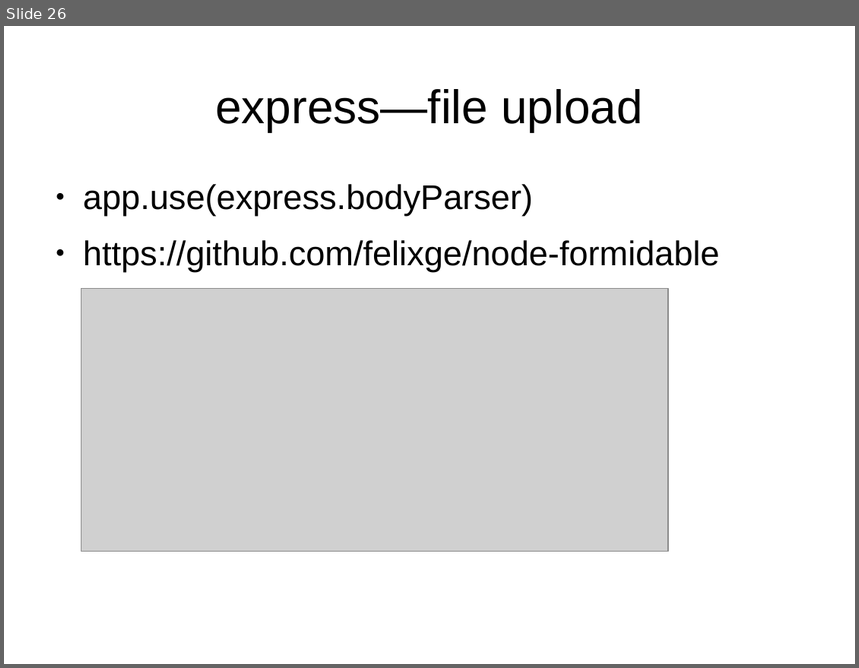
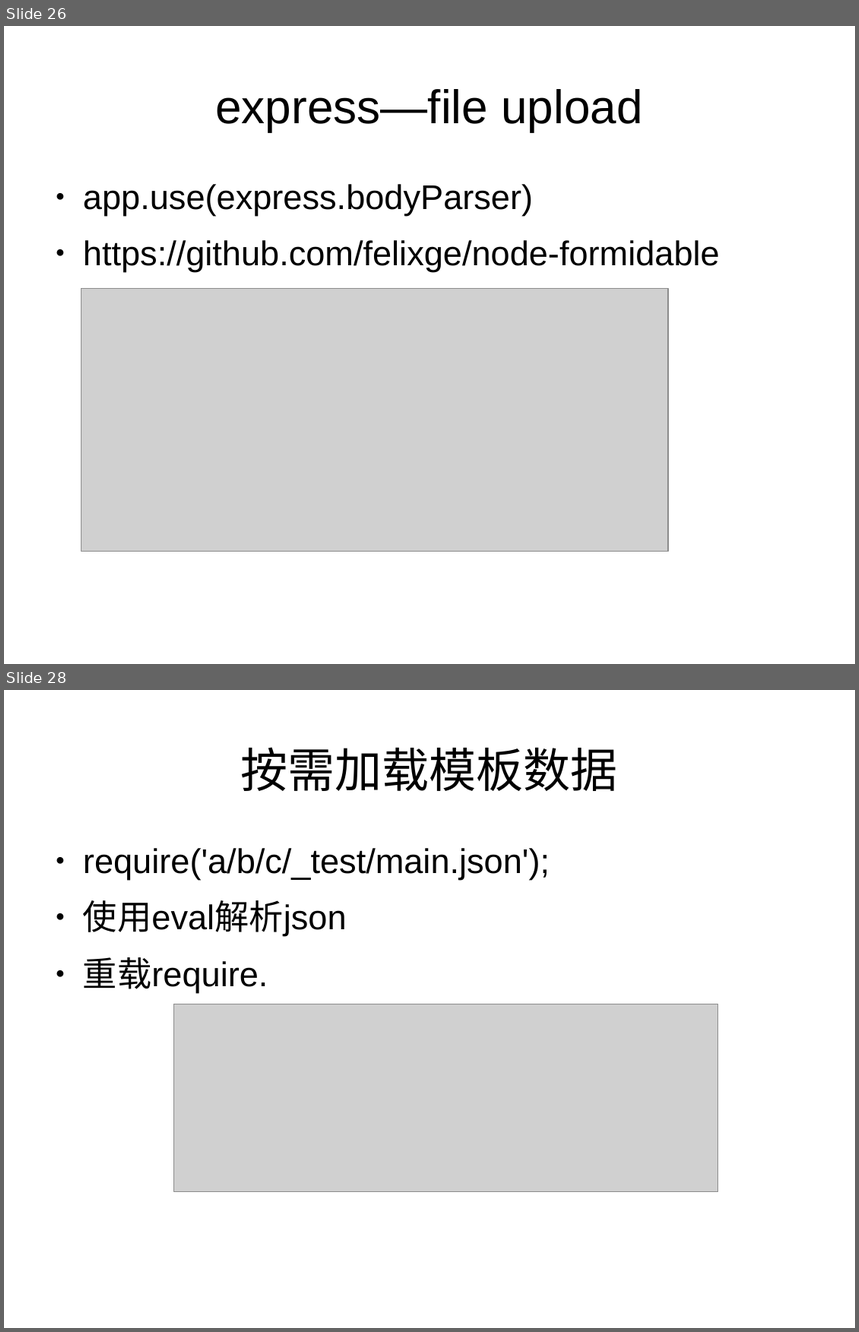
Before and after one commit to dongyuwei/frontend-utils, a slide deck: nodejs-web-dev-demo/nodejs-web-dev.odp. Shown one above the other, each under a label of ours: slide 26 before the commit, slides 26 and 28 after it; the slides between them are not shown. The pictures are 859x668 and 859x1332 pixels, drawn with LibreOffice and Linux fonts; fonts in the diff are those of the drawing; grey boxes stand for pictures. Boxes give left, top, right and bottom in pixels: in the first picture for what was removed or moved away, otherwise in the second. Text is boxed around its words. In the diff, an @@ line names an element or a change of style, - is before the commit and + after.

```diff
--- a/nodejs-web-dev-demo/nodejs-web-dev.odp
+++ b/nodejs-web-dev-demo/nodejs-web-dev.odp
@@ slide 28 added at <box>4,690,855,1328</box>, background #FFFFFF @@
@@ title added at <box>240,747,618,791</box>, 44 pt, text #000000 @@
+按需加载模板数据
@@ text added at <box>83,848,550,994</box>, 32 pt, text #000000 @@
+● require('a/b/c/_test/main.json');
+● 使用eval解析json
+● 重载require.
@@ picture added at <box>174,1005,718,1192</box> @@
```
Also in this commit, not shown: 1 slide changed, 7 other slides added, 1 other file.
